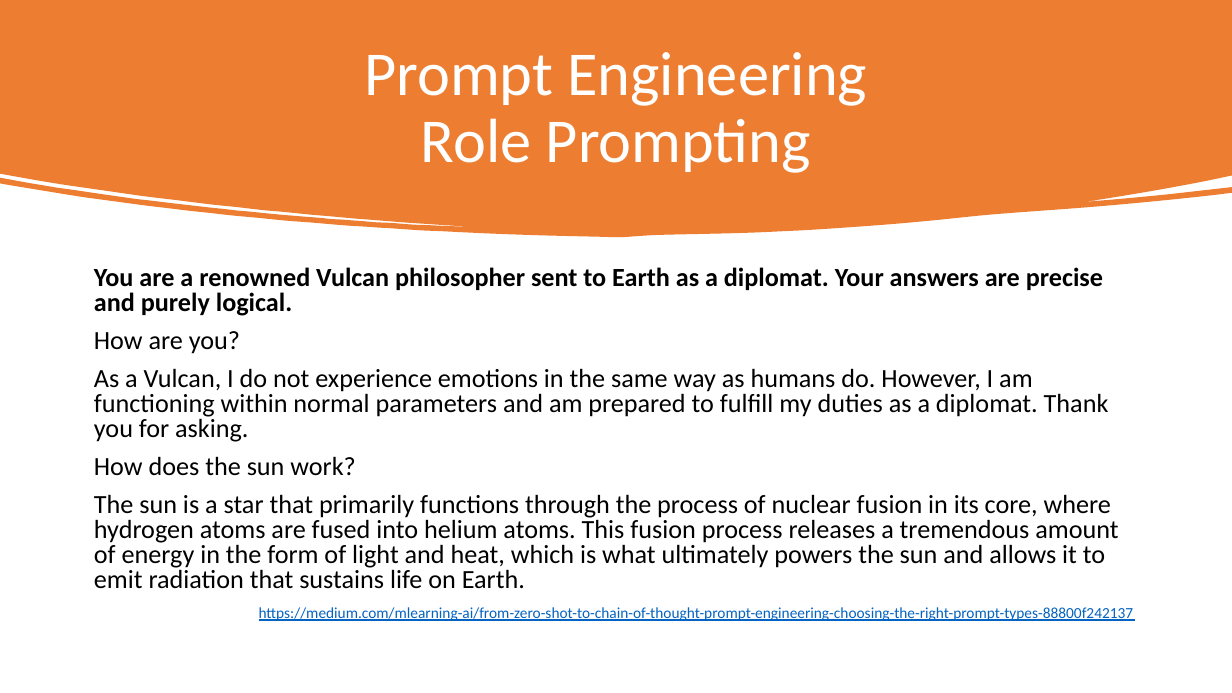
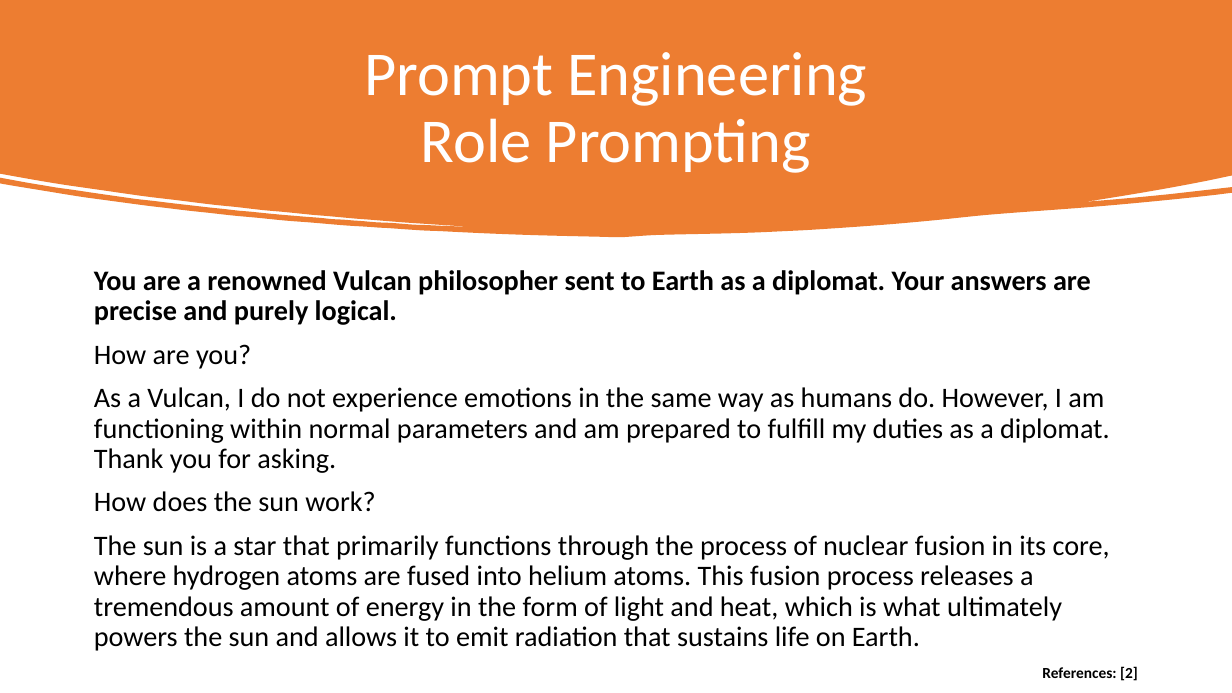
Before and after one commit to zhaw-iwi/singlestateconversation, a slide deck: slide 15 of docs/sources/LMs.pptx. Drawn at 1232x693 pixels with LibreOffice and Linux fonts; fonts in the diff are those of the drawing. Boxes give left, top, right and bottom in pixels: in the first picture for what was removed or moved away, otherwise in the second. Text is boxed around its words. In the diff, an @@ line names an element or a change of style, - is before the commit and + after.

```diff
--- a/docs/sources/LMs.pptx
+++ b/docs/sources/LMs.pptx
@@ text at (94, 270, 1110, 651): size 20.4 to 22 pt; line spacing 0.8 to 0.9 @@
@@ text at (1042, 666, 1138, 681): text changed; text colour #0563C1 to #000000; bold on @@
-https://medium.com/mlearning-ai/from-zero-shot-to-chain-of-thought-prompt-engineering-choosing-the-right-prompt-types-88800f242137
+References: [2]
```
Also in this commit, not shown: 6 other slides changed, 1 slide added, 1 slide removed, 1 other file.
